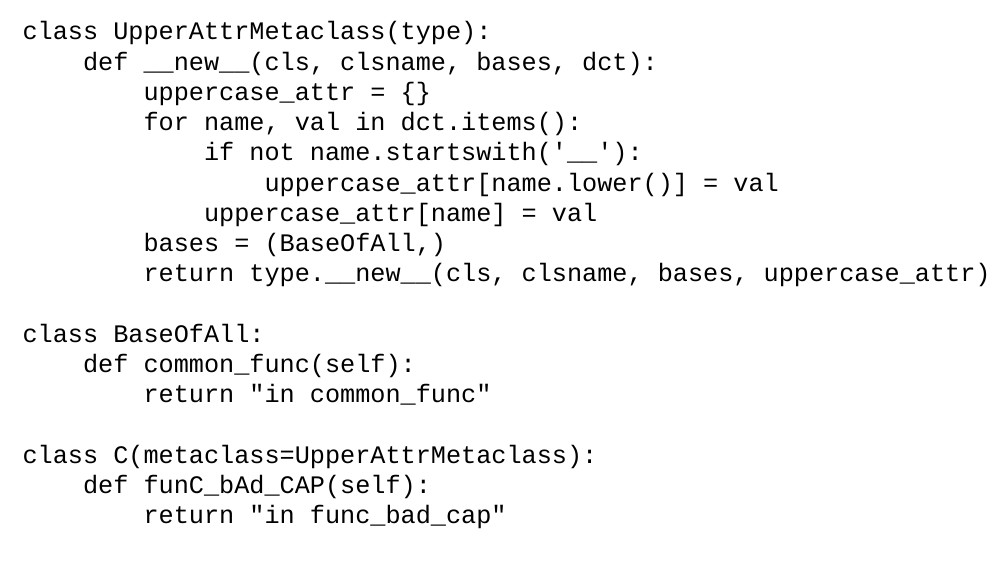
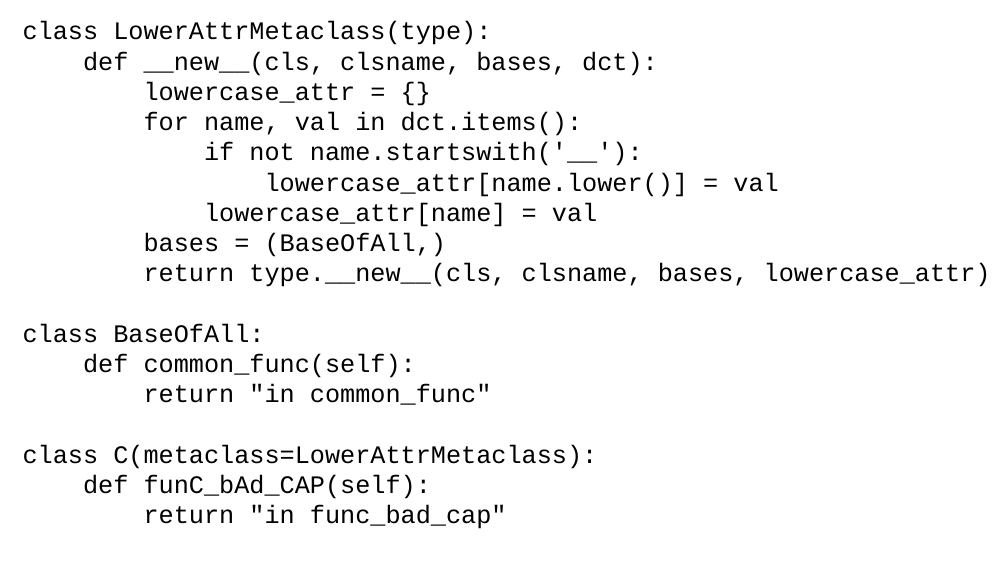
Before and after one commit to parmentelat/flotpython-archive, a slide deck: slide 23 of w9/w9-s5-av-slide1.pptx. Drawn at 1008x567 pixels with LibreOffice and Linux fonts; fonts in the diff are those of the drawing. Boxes give left, top, right and bottom in pixels: in the first picture for what was removed or moved away, otherwise in the second. Text is boxed around its words. In the diff, an @@ line names an element or a change of style, - is before the commit and + after.

```diff
--- a/w9/w9-s5-av-slide1.pptx
+++ b/w9/w9-s5-av-slide1.pptx
@@ text at <box>23,21,491,45</box>: text changed @@
-class UpperAttrMetaclass(type):
+class LowerAttrMetaclass(type):
@@ text at <box>144,81,356,103</box>: text changed @@
-uppercase_attr = {}
+lowercase_attr = {}
@@ text at <box>204,172,778,227</box>: text changed @@
-uppercase_attr[name.lower()] = val
-uppercase_attr[name] = val
+lowercase_attr[name.lower()] = val
+lowercase_attr[name] = val
@@ text at <box>144,263,991,287</box>: text changed @@
-return type.__new__(cls, clsname, bases, uppercase_attr)
+return type.__new__(cls, clsname, bases, lowercase_attr)
@@ text at <box>23,444,597,469</box>: text changed @@
-class C(metaclass=UpperAttrMetaclass):
+class C(metaclass=LowerAttrMetaclass):
```
Also in this commit, not shown: 1 other slide changed, 1 other file.
